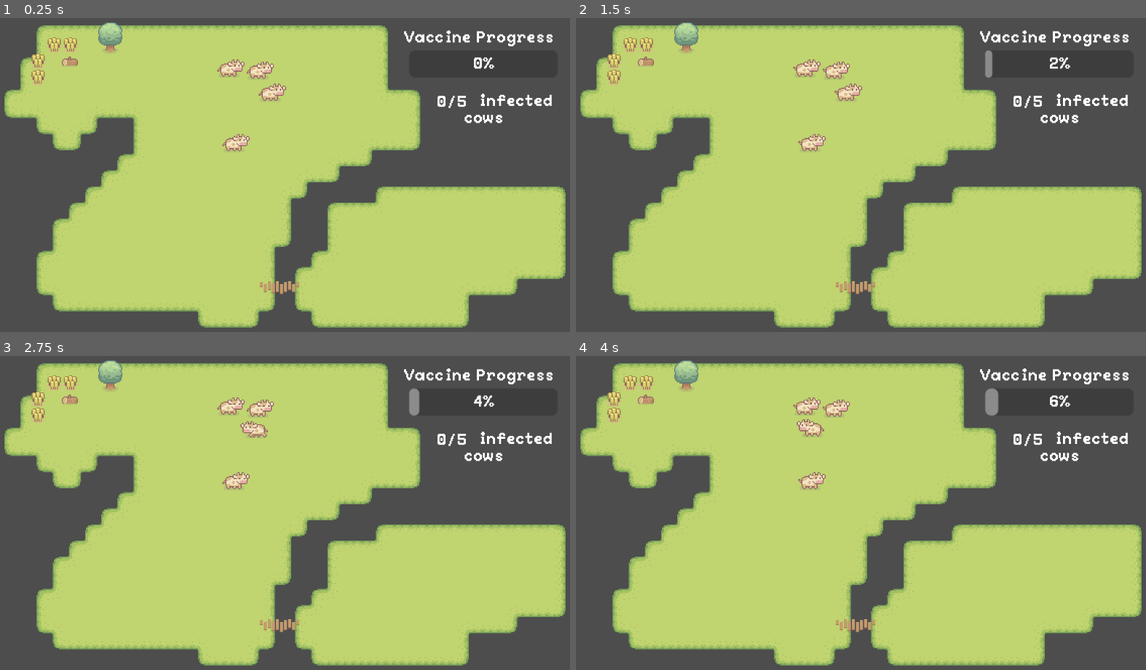
Above: before the commit, frames 1-4 (two rows, left to right).
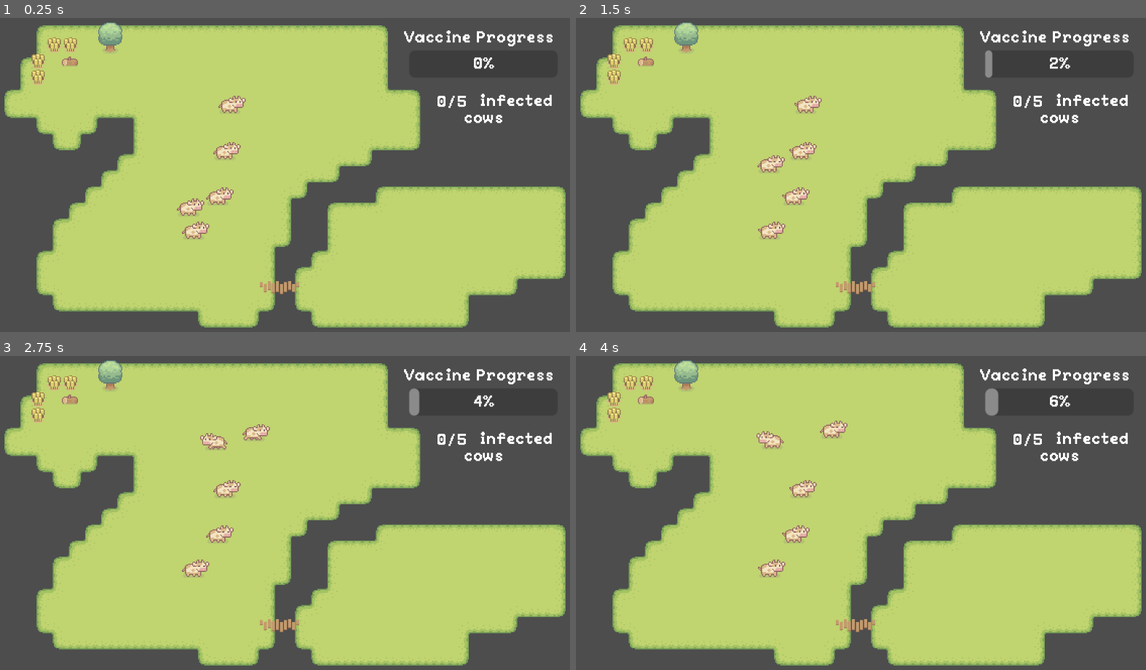
Above: after the commit, the same moments.

Repository: hugnata/Cowid24
Game: Godot game, scene res://scenes/gamu.tscn
Two runs of this game, one before a commit and one after it. Both use one fixed random seed, a clock stepped at 60 frames per second and the inputs below.
Inputs (mouse positions are in pixels of both pictures, inside the frame that each line leads up to):
- Up to frame 1 (0.25 s): no input
- Up to frame 2 (1.5 s): tap Enter at 0.5 s; move the mouse to (986, 159) at 0.52 s; click (986, 159) at 0.67 s; tap Space at 1.25 s; drag from (747, 190) to (821, 112) at 1.27 s
- Up to frame 3 (2.75 s): move the mouse to (342, 440) at 2.02 s; click (342, 440) at 2.17 s
- Up to frame 4 (4 s): drag from (832, 578) to (832, 428) at 2.77 s; move the mouse to (1037, 563) at 3.52 s; click (1037, 563) at 3.67 s

The runs differ from the first frame. In frame 1, 1.5% of the frame differs, in the area x 31-51%, y 13-71%; in frame 2, 1.5%; in frame 3, 1.3%; in frame 4, 1.5%.

Commit message:
Added Patient Zero contamination + UI link to nb contaminated

Diff:
--- a/scenes/gamu.tscn
+++ b/scenes/gamu.tscn
@@ -21,7 +21,7 @@
 [node name="Cow Pen" type="Area2D" parent="."]
 
 [node name="CollisionShape2D" type="CollisionShape2D" parent="Cow Pen"]
-position = Vector2(250, 100)
+position = Vector2(210, 150)
 shape = SubResource("RectangleShape2D_xrk8v")
 
 [node name="Cow Manager" type="Node" parent="." node_paths=PackedStringArray("spawning_area", "cows_node")]
--- a/scenes/ui.tscn
+++ b/scenes/ui.tscn
@@ -39,6 +39,7 @@
 offset_bottom = 148.0
 
 [node name="Contaminated cows" type="Label" parent="Contamination data"]
+layout_mode = 0
 offset_left = 75.0
 offset_top = -22.0
 offset_right = 153.0
@@ -49,6 +50,7 @@
 autowrap_mode = 2
 
 [node name="nb contaminated" type="Label" parent="Contamination data"]
+layout_mode = 0
 offset_left = -17.0
 offset_top = -21.0
 offset_right = 44.0
@@ -60,6 +62,7 @@
 autowrap_mode = 2
 
 [node name="separator" type="Label" parent="Contamination data"]
+layout_mode = 0
 offset_left = 45.0
 offset_top = -20.0
 offset_right = 53.0
@@ -71,6 +74,7 @@
 autowrap_mode = 2
 
 [node name="nb cows" type="Label" parent="Contamination data"]
+layout_mode = 0
 offset_left = 54.0
 offset_top = -21.0
 offset_right = 115.0
@@ -81,6 +85,7 @@
 autowrap_mode = 2
 
 [node name="cows" type="Label" parent="Contamination data"]
+layout_mode = 0
 offset_left = 42.0
 offset_top = -5.0
 offset_right = 120.0
--- a/scripts/cow_manager.gd
+++ b/scripts/cow_manager.gd
@@ -1,4 +1,6 @@
 extends Node
+
+const Cow = preload("res://scenes/vache.gd")
 
 # The approximated cow size, in pixels (to ensure that cow do no spawn on fences)
 @export var COW_SIZE = 20
@@ -16,6 +18,14 @@
 	"The cow manager script only handles Rectangle Spawning Area for now")
 	assert(cows_node != null && "You must provide a node to contains the cows !")
 
+func start_infection() -> void:
+	var timer := Timer.new()
+	add_child(timer)
+	timer.wait_time = 5 # Wait for 5 seconds before the first infection
+	timer.one_shot = false
+	timer.start()
+	timer.connect("timeout", infect_patient_zero)
+
 func spawn_cows(number: int):
 	for i in range(number):
 		spawn_cow()
@@ -31,3 +41,20 @@
 	var cow: Node2D = cow_scene.instantiate()
 	cow.set_global_position(Vector2(x,y))
 	cows_node.add_child(cow)
+
+func infect_patient_zero():
+	# Only infect a patient Zero if no one is infected
+	if get_number_infected() > 0:
+		return
+	var healthy_cows : Array = cows_node.get_children().filter(
+		 func(cow) : return cow.get_state() == Cow.HealthState.HEALTHY
+	)
+	if healthy_cows.size() == 0:
+		return
+	var the_chosen_one = healthy_cows.pick_random()
+	the_chosen_one.set_health_state(Cow.HealthState.CONTAMINATED)
+
+func get_number_infected() -> int:
+	return cows_node.get_children().filter(
+		func(cow) : return cow.get_state() != Cow.HealthState.HEALTHY
+	).size()
--- a/scripts/init.gd
+++ b/scripts/init.gd
@@ -73,11 +73,15 @@
 	print("Hello world !")
 	cow_manager.spawn_cows(5)
 	ui.update_number_of_cows(5)
+	cow_manager.start_infection()
 
 # Called every frame. 'delta' is the elapsed time since the previous frame.
 func _process(delta: float) -> void:
 	time_elapsed += delta
+	update_ui()
+
+func update_ui():
 	var progression = 100*time_elapsed/ VACCINE_DEVELOPMENT_TIME
 	progression = min(progression, 100)
 	ui.update_vaccine_progression(progression)
-	ui.update_number_contaminated(int(progression*5/100))
+	ui.update_number_contaminated(cow_manager.get_number_infected())
